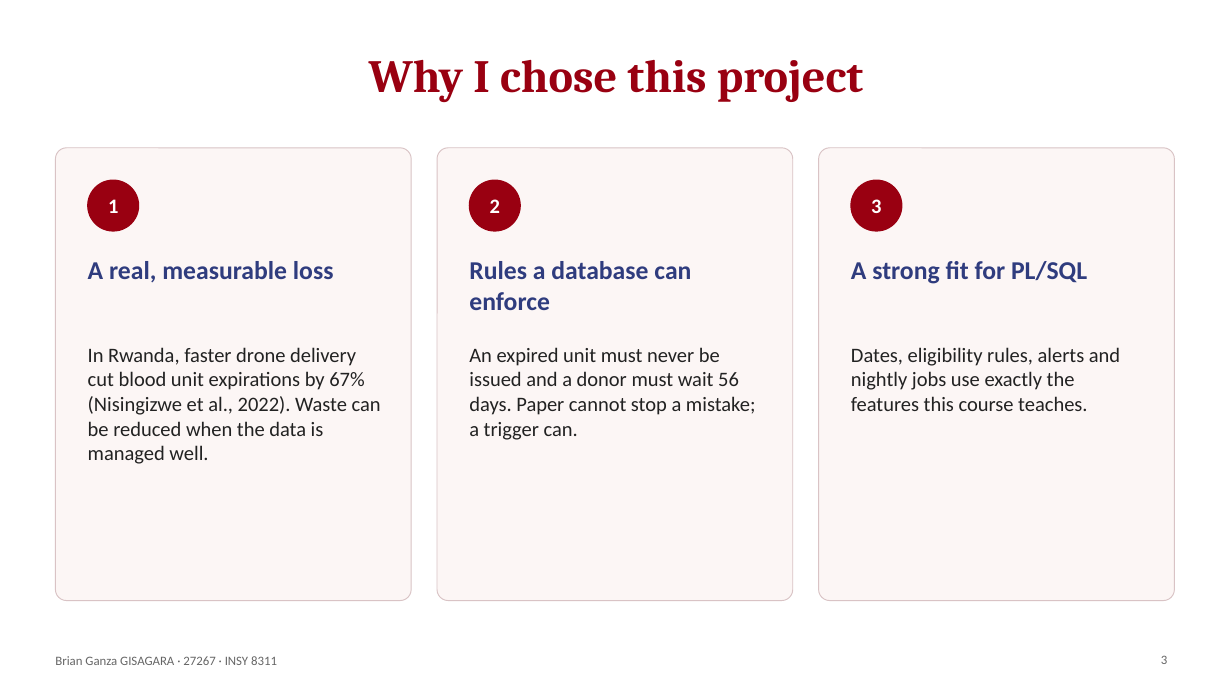
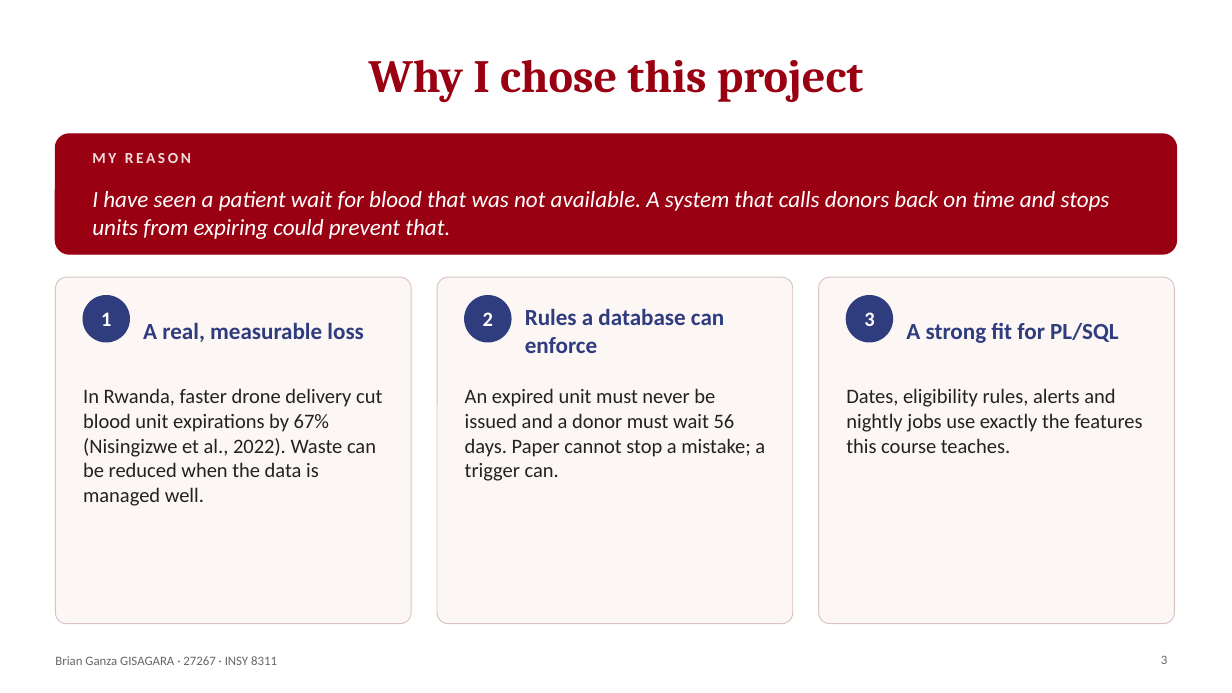
Before and after one commit to briangisa12/brian_27267_bloodTrack, a slide deck: slide 3 of docs/presentation/Brian_27267_Phase0_Presentation.pptx. Drawn at 1232x693 pixels with LibreOffice and Linux fonts; fonts in the diff are those of the drawing. Boxes give left, top, right and bottom in pixels: in the first picture for what was removed or moved away, otherwise in the second. Text is boxed around its words. In the diff, an @@ line names an element or a change of style, - is before the commit and + after.

Commit message:
Add personal motivation to slide 3

```diff
--- a/docs/presentation/Brian_27267_Phase0_Presentation.pptx
+++ b/docs/presentation/Brian_27267_Phase0_Presentation.pptx
@@ rounded rectangle added at bbox=[55, 134, 1177, 254], fill #990011, outline #990011 1 pt @@
@@ text added at bbox=[92, 153, 191, 163], 12 pt, text #F3DADC, bold @@
+MY REASON
@@ ellipse removed at bbox=[88, 180, 139, 231] @@
@@ text added at bbox=[92, 191, 1110, 239], 18 pt, text #FFFFFF, italic @@
+I have seen a patient wait for blood that was not available. A system that calls donors back on time and stops units from expiring could prevent that.
@@ ellipse removed at bbox=[470, 180, 520, 231] @@
@@ ellipse removed at bbox=[851, 180, 902, 231] @@
@@ proportions changed in 3 elements at bbox=[437, 277, 793, 624], bbox=[819, 277, 1175, 624], bbox=[55, 277, 411, 624] @@
@@ rounded rectangle: place and size @@
-rounded rectangle at bbox=[55, 148, 411, 601]
+rounded rectangle at bbox=[55, 277, 411, 624]
@@ text "1": place and size @@
-text "1" at bbox=[108, 199, 118, 213]
+text "1" at bbox=[101, 312, 111, 326]
@@ ellipse added at bbox=[83, 296, 129, 342], fill #2F3C7E, outline #2F3C7E 1 pt @@
@@ text "A real, measurable loss": place and size @@
-text "A real, measurable loss" at bbox=[88, 261, 334, 282]
+text "A real, measurable loss" at bbox=[143, 322, 363, 342]
@@ rounded rectangle: place and size @@
-rounded rectangle at bbox=[437, 148, 793, 601]
+rounded rectangle at bbox=[437, 277, 793, 624]
@@ text "2": place and size @@
-text "2" at bbox=[490, 199, 500, 213]
+text "2" at bbox=[483, 312, 493, 326]
@@ ellipse added at bbox=[465, 296, 511, 342], fill #2F3C7E, outline #2F3C7E 1 pt @@
@@ text "Rules a database can enforce": place and size @@
-text "Rules a database can enforce" at bbox=[469, 261, 691, 310]
+text "Rules a database can enforce" at bbox=[525, 308, 724, 353]
@@ rounded rectangle: place and size @@
-rounded rectangle at bbox=[819, 148, 1175, 601]
+rounded rectangle at bbox=[819, 277, 1175, 624]
@@ text "3": place and size @@
-text "3" at bbox=[871, 199, 881, 213]
+text "3" at bbox=[864, 312, 874, 326]
@@ ellipse added at bbox=[847, 296, 893, 342], fill #2F3C7E, outline #2F3C7E 1 pt @@
@@ size 20 to 18 pt; vertical alignment top to middle in 3 elements at bbox=[143, 322, 363, 342], bbox=[525, 308, 724, 353], bbox=[906, 322, 1118, 343] @@
@@ text "A strong fit for PL/SQL": place and size @@
-text "A strong fit for PL/SQL" at bbox=[851, 261, 1087, 284]
+text "A strong fit for PL/SQL" at bbox=[906, 322, 1118, 343]
@@ text "In Rwanda, faster drone delivery ..." rewrapped from bbox=[88, 347, 381, 464] to bbox=[83, 388, 382, 506] @@
@@ text "An expired unit must never ..." rewrapped from bbox=[469, 347, 756, 440] to bbox=[465, 388, 765, 481] @@
@@ text "Dates, eligibility rules, alerts and ..." rewrapped from bbox=[851, 347, 1120, 411] to bbox=[846, 388, 1143, 453] @@
```
